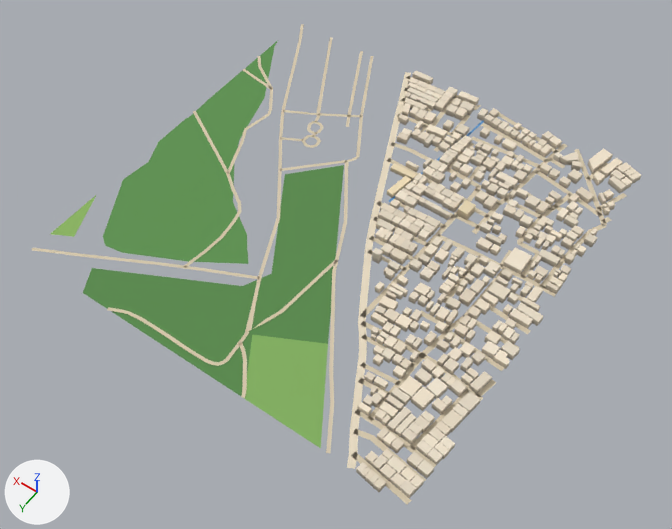
One commit to the glTF model public/assets/bengaluru-region-v1/tiles/t8_-8-l0.glb: the scene before it, then after it.
Camera for both pictures: a 50 mm camera at (3850.0, -3178.0, 803.0) aimed at (4229.0, -3708.0, -31.0). Every picture has the same lights, and +X, +Y and +Z are marked at lower left. The first picture is the older version. Vertices at exactly the same position are counted once.

Script lines for the objects in view, before the commit:
```python
me_building = bpy.data.meshes.new('building')
me_building.from_pydata(...)  # 3516 vertices, 4410 faces; spans x -4.0..312.0, y -14.0..504.0, z 0.0..15.0
me_building.materials.append(mat_building)
me_ground = bpy.data.meshes.new('ground')
me_ground.from_pydata(...)  # 1188 vertices, 1174 faces; spans x -3.0..502.0, y -3.0..502.0, z 1.0
me_ground.materials.append(mat_ground)
ob_building = bpy.data.objects.new('building', me_building)
ob_building.location = (4000.0, -4000.0, 0.0)
ob_ground = bpy.data.objects.new('ground', me_ground)
ob_ground.location = (4000.0, -4000.0, 0.0)
```
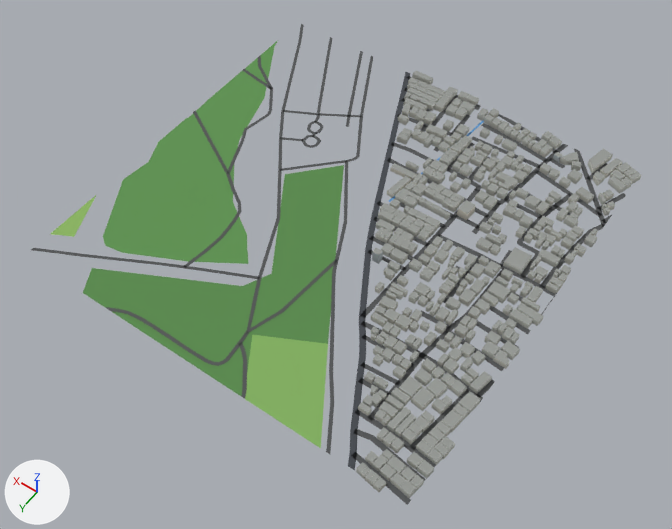
The change in detail:
me_building is used by ob_building; location (4000.0, -4000.0, 0.0).
me_building had 3516 vertices, 4410 faces and spanned x -4.0..312.0, y -14.0..504.0, z 0.0..15.0.
me_building now has 3516 vertices, 5304 faces and spans x -4.0..312.0, y -14.0..504.0, z 0.0..15.0.
me_building part 1: 4410 kept faces spanning x -4.0..312.0, y -14.0..504.0, z 0.0..15.0 get new vertex colours.
me_ground is used by ob_ground; location (4000.0, -4000.0, 0.0).
me_ground had 1188 vertices, 1174 faces and spanned x -3.0..502.0, y -3.0..502.0, z 1.0.
me_ground now has 1212 vertices, 1196 faces and spans x 0.0..500.0, y 0.0..500.0, z 1.0.
me_ground part 2: 47 vertices moved from x -3.0..502.0, y -2.0..263.0, z 1.0 to x 0.0..500.0, y 0.0..263.0, z 1.0; 39 vertices removed from x -2.0..501.0, y -3.0..341.0, z 1.0; 59 vertices added at x 0.0..500.0, y 0.0..352.0, z 1.0.
me_ground part 3: 5 vertices moved from x 59.0..239.0, y 433.0..502.0, z 1.0 to x 59.0..237.0, y 432.0..500.0, z 1.0; 15 vertices removed from x 32.0..190.0, y 357.0..501.0, z 1.0; 19 vertices added at x 4.0..194.0, y 357.0..500.0, z 1.0.
me_ground part 4: 663 kept faces spanning x 0.0..500.0, y 0.0..500.0, z 1.0 get new vertex colours; the middle colour goes from beige #d7c9ae to dark grey #535556.
Other edits to the shape of me_ground do not show in these pictures.

Changed parts and their boxes [x1, y1, x2, y2] in the pictures (672 x 529 px; the box of a moved part takes in the faces that stretch with it):
'ground', reshaped: before [32, 24, 626, 505]; after [31, 24, 626, 505]
part 1 of me_building, recoloured (darker): [356, 71, 641, 498] in both
part 2 of me_ground, moved or reshaped: [193, 24, 626, 398] in both
part 3 of me_ground, moved or reshaped: [241, 304, 426, 505] in both
part 4 of me_ground, recoloured: [36, 37, 612, 469] in both
